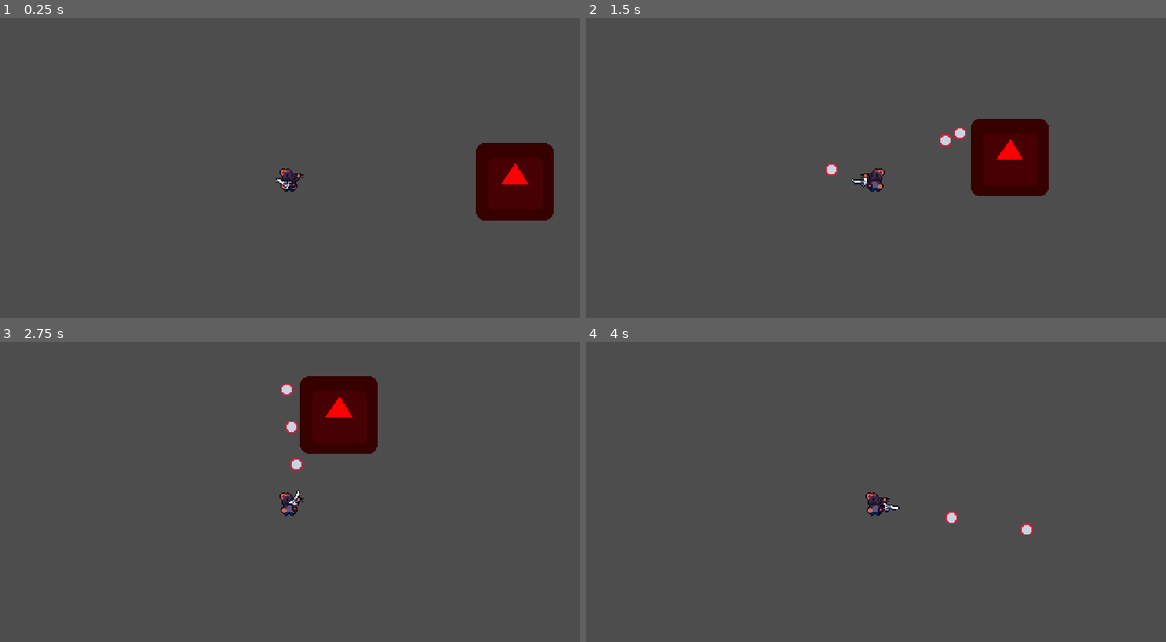
Above: before the commit, frames 1-4 (two rows, left to right).
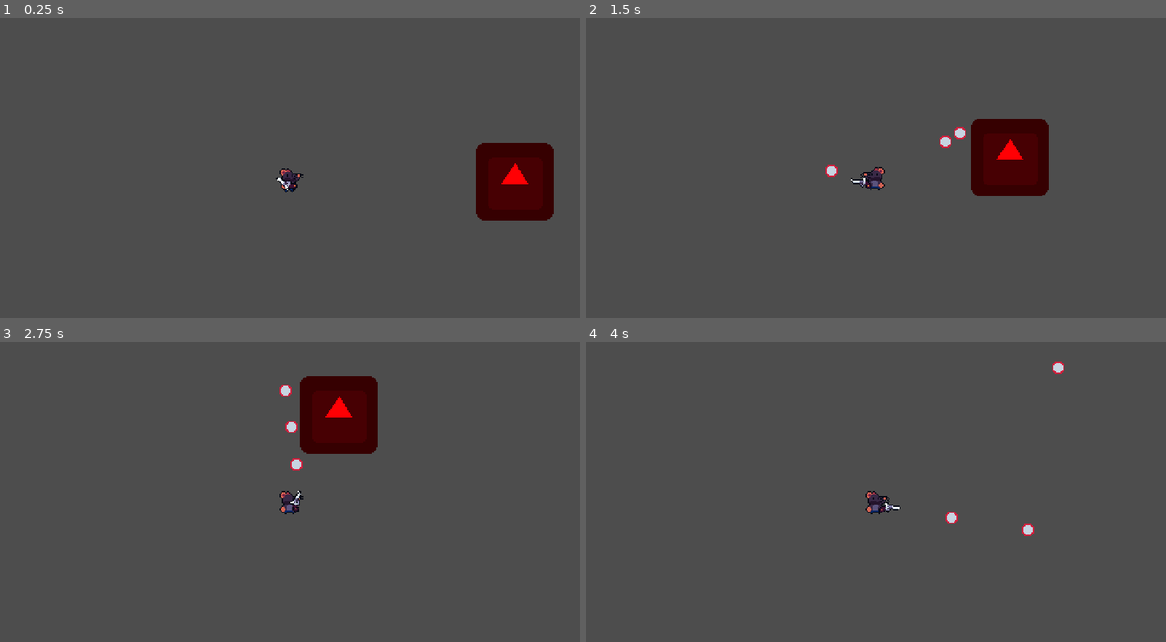
Above: after the commit, the same moments.

Repository: udison/tcc-project
Game: Godot game, scene res://scenes/worlds/world_test.tscn
The game is run twice, just before and just after one commit, with the same random seed, the same clock (stepped at 60 frames per second) and the same inputs. The engine's default icon, where the game draws it, is replaced by a stand-in: a white triangle on a blue panel in a dark square.
Inputs (mouse positions are in pixels of both pictures, inside the frame that each line leads up to):
- Up to frame 1 (0.25 s): no input
- Up to frame 2 (1.5 s): tap Enter at 0.5 s; move the mouse to (1003, 165) at 0.52 s; press the mouse at (1003, 165) at 0.53 s; hold D (right) 0.53-1.28 s; move the mouse to (760, 198) at 1.27 s; release the mouse at (760, 198) at 1.28 s; hold S (down) from 1.28 s (still down); click (760, 198) at 1.35 s
- Up to frame 3 (2.75 s): move the mouse to (348, 435) at 2.02 s; release S (down) at 2.03 s; press the mouse at (348, 435) at 2.03 s; hold D (right) from 2.03 s (still down)
- Up to frame 4 (4 s): move the mouse to (847, 570) at 2.77 s; release D (right) at 2.78 s; release the mouse at (847, 570) at 2.78 s; hold W (up) 2.78-3.53 s; click (847, 570) at 2.85 s; move the mouse to (1050, 555) at 3.52 s; press the mouse at (1050, 555) at 3.53 s; hold A (left) from 3.53 s (still down)

The runs differ from the first frame. In frame 1, less than 0.1% of the frame differs, in the area x 47-52%, y 53-58%; in frame 2, 0.2%; in frame 3, 0.2%; in frame 4, 0.3%, in the area x 48-83%, y 6-65%.

Commit message:
added player walk and idle animations

Diff:
--- a/scenes/characters/Player.tscn
+++ b/scenes/characters/Player.tscn
@@ -7,21 +7,123 @@
 [sub_resource type="RectangleShape2D" id="RectangleShape2D_5tg7u"]
 size = Vector2(10, 16)
 
+[sub_resource type="Animation" id="Animation_pric4"]
+length = 0.001
+tracks/0/type = "value"
+tracks/0/imported = false
+tracks/0/enabled = true
+tracks/0/path = NodePath("Sprite:frame")
+tracks/0/interp = 1
+tracks/0/loop_wrap = true
+tracks/0/keys = {
+"times": PackedFloat32Array(0),
+"transitions": PackedFloat32Array(1),
+"update": 0,
+"values": [0]
+}
+tracks/1/type = "value"
+tracks/1/imported = false
+tracks/1/enabled = true
+tracks/1/path = NodePath("Hand:position")
+tracks/1/interp = 1
+tracks/1/loop_wrap = true
+tracks/1/keys = {
+"times": PackedFloat32Array(0),
+"transitions": PackedFloat32Array(1),
+"update": 0,
+"values": [Vector2(4, 4)]
+}
+
+[sub_resource type="Animation" id="Animation_x5s6s"]
+resource_name = "Walk"
+length = 0.8
+loop_mode = 1
+tracks/0/type = "value"
+tracks/0/imported = false
+tracks/0/enabled = true
+tracks/0/path = NodePath("Sprite:frame")
+tracks/0/interp = 1
+tracks/0/loop_wrap = true
+tracks/0/keys = {
+"times": PackedFloat32Array(0, 0.1, 0.2, 0.3, 0.4, 0.5, 0.6, 0.7),
+"transitions": PackedFloat32Array(1, 1, 1, 1, 1, 1, 1, 1),
+"update": 1,
+"values": [8, 9, 10, 11, 12, 13, 14, 15]
+}
+tracks/1/type = "value"
+tracks/1/imported = false
+tracks/1/enabled = true
+tracks/1/path = NodePath("Hand:position")
+tracks/1/interp = 1
+tracks/1/loop_wrap = true
+tracks/1/keys = {
+"times": PackedFloat32Array(0, 0.1, 0.2, 0.3, 0.4, 0.5, 0.6, 0.7),
+"transitions": PackedFloat32Array(1, 1, 1, 1, 1, 1, 1, 1),
+"update": 1,
+"values": [Vector2(4, 4), Vector2(5, 3), Vector2(4, 4), Vector2(4, 3), Vector2(4, 4), Vector2(5, 3), Vector2(4, 4), Vector2(4, 3)]
+}
+
+[sub_resource type="Animation" id="Animation_yo517"]
+resource_name = "Idle"
+loop_mode = 1
+tracks/0/type = "value"
+tracks/0/imported = false
+tracks/0/enabled = true
+tracks/0/path = NodePath("Sprite:frame")
+tracks/0/interp = 1
+tracks/0/loop_wrap = true
+tracks/0/keys = {
+"times": PackedFloat32Array(0, 0.5, 0.6, 0.9),
+"transitions": PackedFloat32Array(1, 1, 1, 1),
+"update": 1,
+"values": [0, 1, 2, 1]
+}
+tracks/1/type = "value"
+tracks/1/imported = false
+tracks/1/enabled = true
+tracks/1/path = NodePath("Hand:position")
+tracks/1/interp = 1
+tracks/1/loop_wrap = true
+tracks/1/keys = {
+"times": PackedFloat32Array(0),
+"transitions": PackedFloat32Array(1),
+"update": 0,
+"values": [Vector2(4, 4)]
+}
+
+[sub_resource type="AnimationLibrary" id="AnimationLibrary_12ey6"]
+_data = {
+"Idle": SubResource( "Animation_yo517" ),
+"RESET": SubResource( "Animation_pric4" ),
+"Walk": SubResource( "Animation_x5s6s" )
+}
+
 [node name="Player" type="CharacterBody2D"]
 collision_mask = 6
 script = ExtResource( "1_dj402" )
-SPEED = 2.0
 speed = 100.0
 
 [node name="Sprite" type="Sprite2D" parent="."]
 texture = ExtResource( "2_xdpt1" )
+hframes = 8
+vframes = 2
+frame = 8
 
 [node name="CollisionShape" type="CollisionShape2D" parent="."]
 shape = SubResource( "RectangleShape2D_5tg7u" )
 
-[node name="Weapon" parent="." instance=ExtResource( "3_x4aqg" )]
-position = Vector2(4, 3)
-
-[node name="Camera2D" type="Camera2D" parent="."]
+[node name="MainCamera" type="Camera2D" parent="."]
 current = true
 smoothing_enabled = true
+smoothing_speed = 3.0
+
+[node name="AnimationPlayer" type="AnimationPlayer" parent="."]
+autoplay = "Idle"
+libraries = {
+"": SubResource( "AnimationLibrary_12ey6" )
+}
+
+[node name="Hand" type="Node2D" parent="."]
+position = Vector2(4, 4)
+
+[node name="Weapon" parent="Hand" instance=ExtResource( "3_x4aqg" )]
--- a/scenes/worlds/world_test.tscn
+++ b/scenes/worlds/world_test.tscn
@@ -7,7 +7,6 @@
 
 [node name="Player" parent="." instance=ExtResource( "1_ejp24" )]
 position = Vector2(160, 90)
-SPEED = 300.0
 
 [node name="Enemy" parent="." instance=ExtResource( "2_n2jf5" )]
 position = Vector2(346, 90)
--- a/scripts/characters/Player.gd
+++ b/scripts/characters/Player.gd
@@ -3,6 +3,8 @@
 
 var motion: Vector2 = Vector2.ZERO
 var looking_right: bool = true
+
+@onready var anim_player = $AnimationPlayer
 
 func _physics_process(delta: float):
 	input_handler()
@@ -18,9 +20,11 @@
 func move():
 	if motion != Vector2.ZERO:
 		velocity = motion * speed
+		anim_player.play('Walk')
 	else:
 		velocity.x = move_toward(velocity.x, 0, speed)
 		velocity.y = move_toward(velocity.y, 0, speed)
+		anim_player.play('Idle')
 
 	move_and_slide()
 
Binary file changed: .aseprite/Characters/Rat.aseprite
Binary file added: .aseprite/Characters/Zebra.aseprite
Binary file added: .aseprite/Tilesets/Dungeon01.aseprite
Not shown, changed: icon.png.import
Not shown: 1 places in scenes/characters/Player.tscn that only renumber resources
Binary file changed: sprites/characters/rat.png
